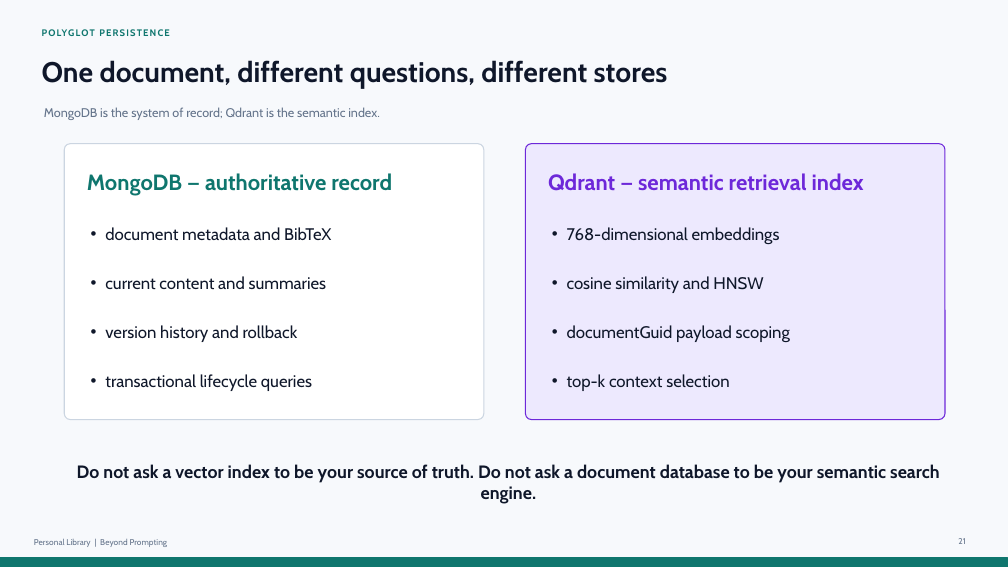
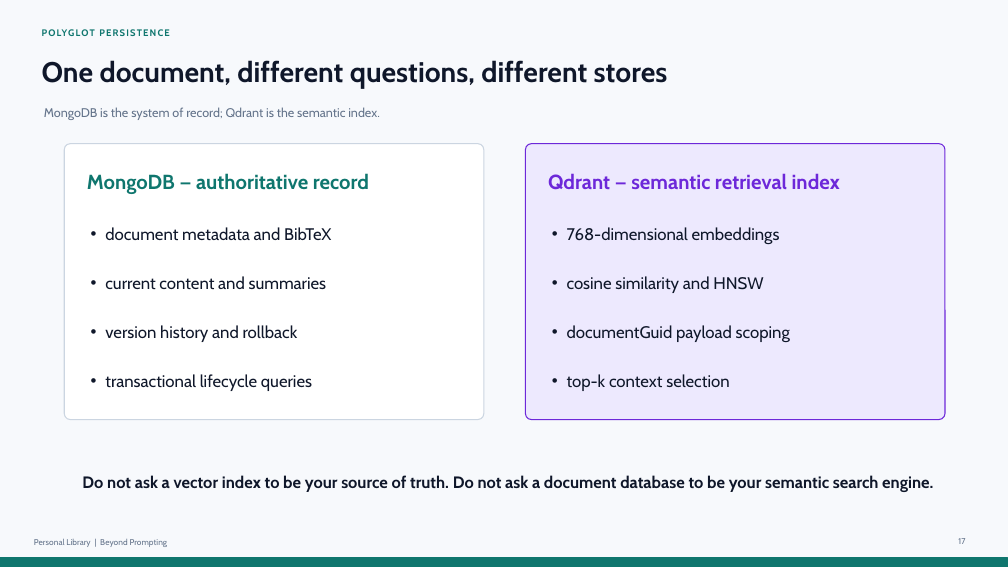
Before and after one commit to epascalau/personal-library, a slide deck: slide 17 of docs/presentations/beyond-prompting-local-rag.pptx (slide 21 before the commit). Drawn at 1008x567 pixels with LibreOffice and Linux fonts; fonts in the diff are those of the drawing. Boxes give left, top, right and bottom in pixels: in the first picture for what was removed or moved away, otherwise in the second. Text is boxed around its words. In the diff, an @@ line names an element or a change of style, - is before the commit and + after.

```diff
--- a/docs/presentations/beyond-prompting-local-rag.pptx
+++ b/docs/presentations/beyond-prompting-local-rag.pptx
@@ text "MongoDB — authoritative record" at bbox=[87, 173, 369, 194]: size 21 to 19.4 pt @@
@@ text "Qdrant — semantic retrieval index" at bbox=[548, 173, 840, 190]: size 21 to 19.4 pt @@
@@ text "Do not ask a vector ..." at bbox=[82, 475, 933, 492]: size 17 to 15.7 pt @@
@@ page number at bbox=[958, 538, 965, 544]: text changed @@
-21
+17
```
Also in this commit, not shown: 15 other slides changed, 3 slides added, 11 slides removed, 4 other files.
